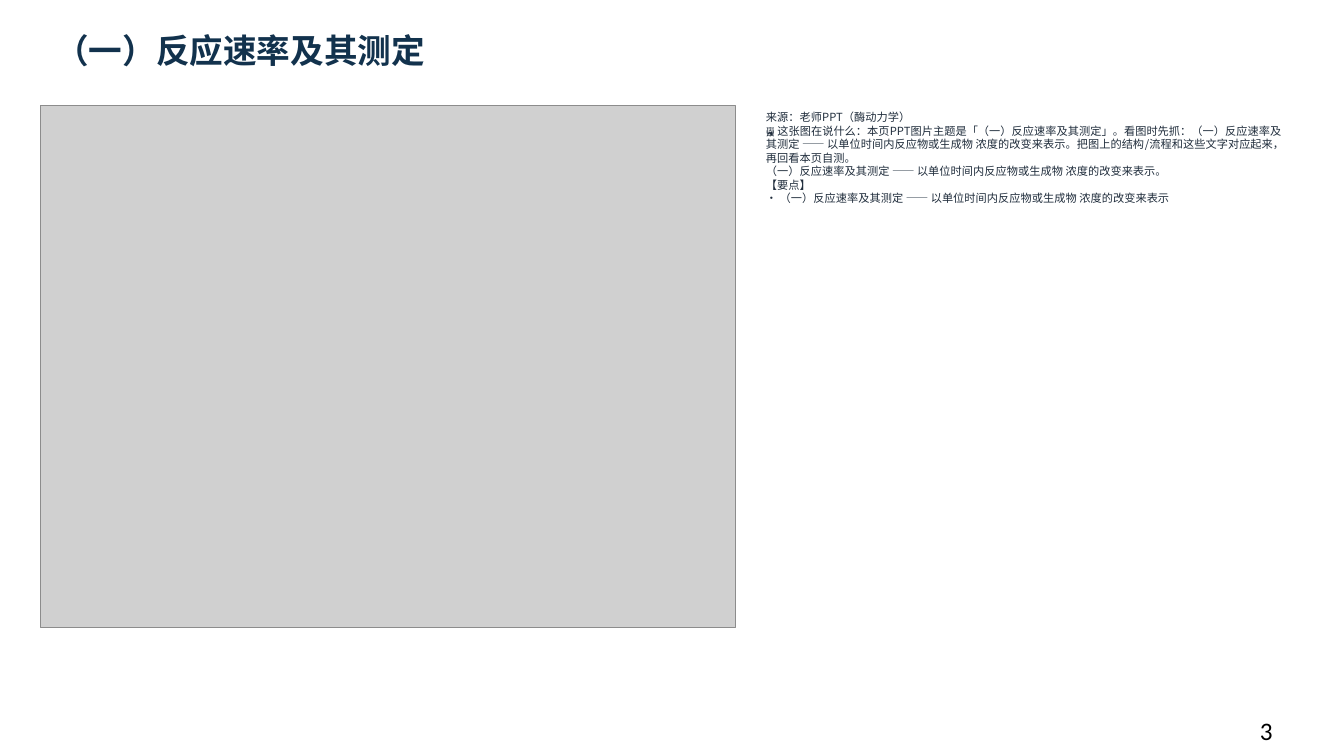
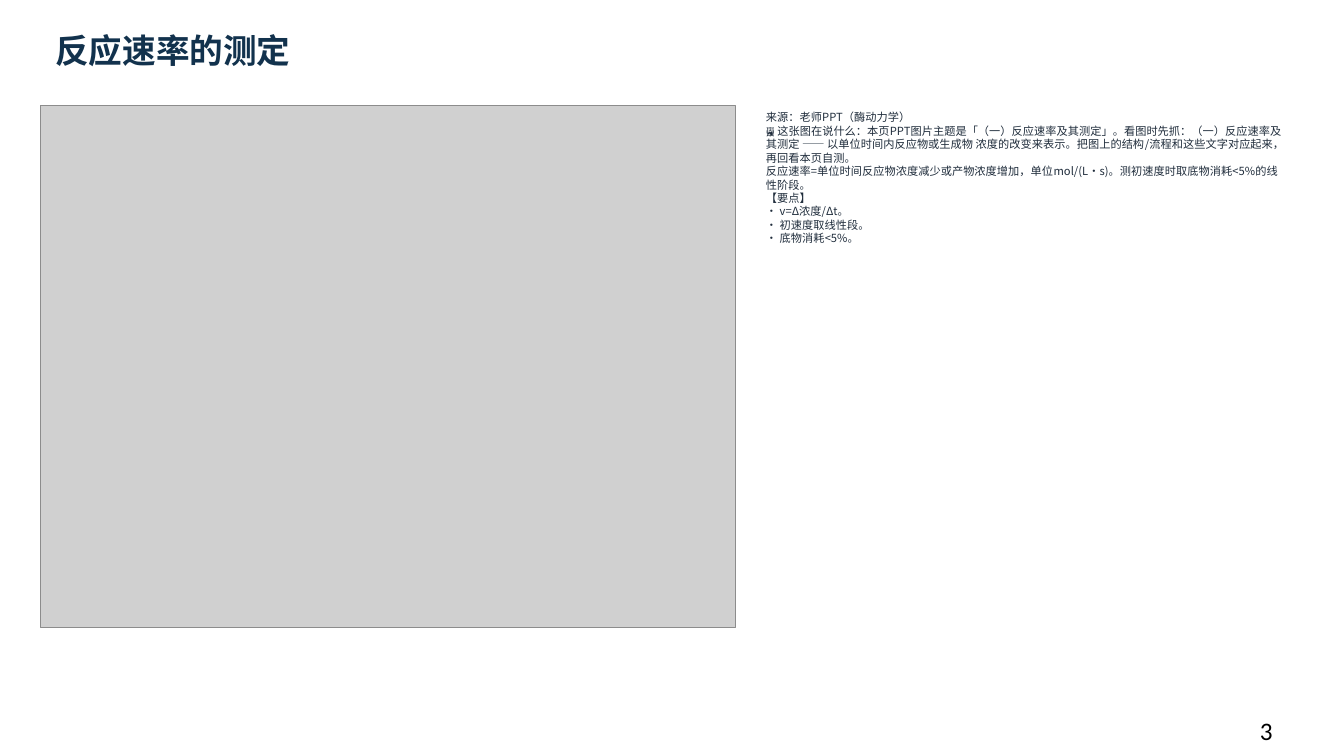
Before and after one commit to newkan-li/Biochemistry, a slide deck: slide 3 of downloads/bc07-ai-style.pptx. Drawn at 1344x756 pixels with LibreOffice and Linux fonts; fonts in the diff are those of the drawing; grey boxes stand for pictures. Boxes give left, top, right and bottom in pixels: in the first picture for what was removed or moved away, otherwise in the second. Text is boxed around its words. In the diff, an @@ line names an element or a change of style, - is before the commit and + after.

```diff
--- a/downloads/bc07-ai-style.pptx
+++ b/downloads/bc07-ai-style.pptx
@@ text at <box>55,34,290,66</box>: text changed @@
-（一）反应速率及其测定
+反应速率的测定
@@ text at <box>766,111,1284,243</box>: text changed @@
-来源：老师PPT（酶动力学）
-🖼 这张图在说什么：本页PPT图片主题是「（一）反应速率及其测定」。看图时先抓：（一）反应速率及其测定 —— 以单位时间内反应物或生成物 浓度的改变来表示。把图上的结构/流程和这些文字对应起来，再回看本页自测。
-（一）反应速率及其测定 —— 以单位时间内反应物或生成物 浓度的改变来表示。
-【要点】
-• （一）反应速率及其测定 —— 以单位时间内反应物或生成物 浓度的改变来表示
+来源：老师PPT（酶动力学）
+🖼 这张图在说什么：本页PPT图片主题是「（一）反应速率及其测定」。看图时先抓：（一）反应速率及其测定 —— 以单位时间内反应物或生成物 浓度的改变来表示。把图上的结构/流程和这些文字对应起来，再回看本页自测。
+反应速率=单位时间反应物浓度减少或产物浓度增加，单位mol/(L·s)。测初速度时取底物消耗<5%的线性阶段。
+【要点】
+• v=Δ浓度/Δt。
+• 初速度取线性段。
+• 底物消耗<5%。
```
Also in this commit, not shown: 24 other slides changed, 12 slides added, 10 other files.
